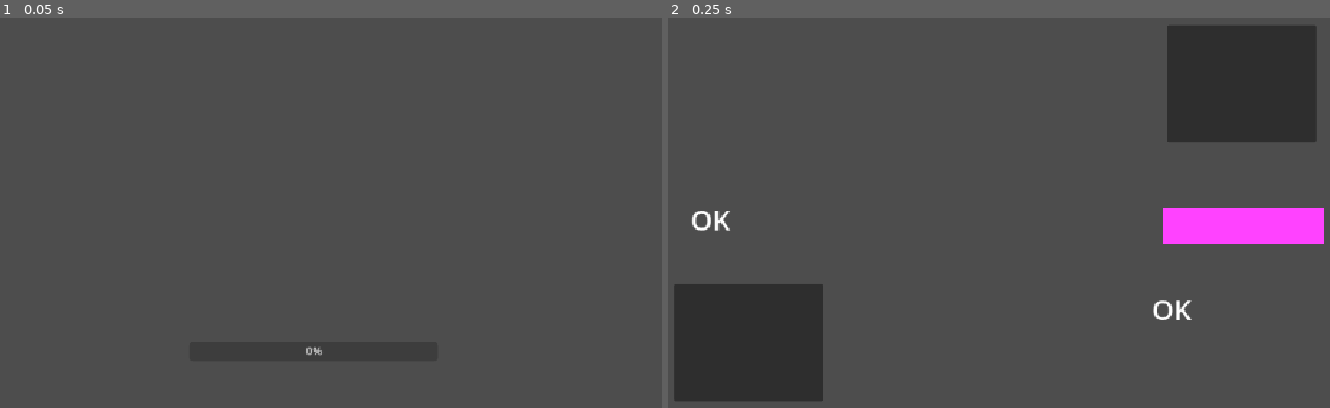
Above: before the commit, frames 1-2 (left to right).
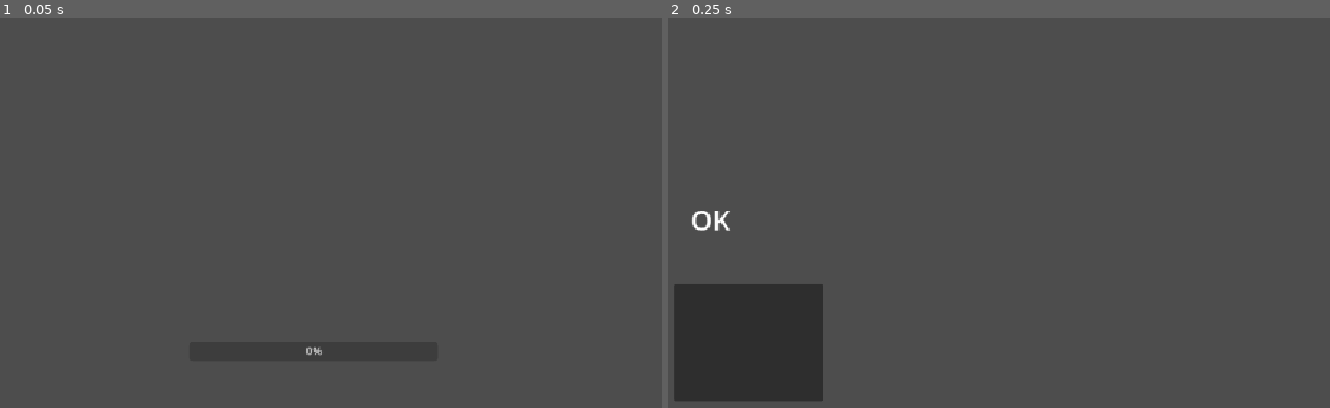
Above: after the commit, the same moments.

Repository: dao1701/android_base
Game: Godot game, scene res://loader.tscn
Same seed, same stepped clock (60 frames per second), same inputs: the game is played once before the commit and once after it.
Inputs:
- Up to frame 1 (0.05 s): no input
- Up to frame 2 (0.25 s): no input

Frame 1 is identical in both runs. In frame 2, 9.1% of the frame differs, in the area x 73-100%, y 2-78%.

Commit message:
Remove unused nodes and clean up the scene structure in main.tscn

Diff:
--- a/src/main.tscn
+++ b/src/main.tscn
@@ -26,44 +26,7 @@
 horizontal_alignment = 1
 vertical_alignment = 1
 
-[node name="Panel" type="Panel" parent="."]
-anchors_preset = 8
-anchor_left = 0.5
-anchor_top = 0.5
-anchor_right = 0.5
-anchor_bottom = 0.5
-offset_left = 263.0
-offset_top = -244.0
-offset_right = 478.0
-offset_bottom = -75.0
-grow_horizontal = 2
-grow_vertical = 2
-
 [node name="DefaultNode" parent="." instance=ExtResource("2_b15xn")]
-
-[node name="Label6" type="Label" parent="."]
-anchors_preset = 8
-anchor_left = 0.5
-anchor_top = 0.5
-anchor_right = 0.5
-anchor_bottom = 0.5
-offset_left = 206.0
-offset_top = 138.0
-offset_right = 334.0
-offset_bottom = 193.0
-grow_horizontal = 2
-grow_vertical = 2
-text = "OK"
-label_settings = SubResource("LabelSettings_0ga73")
-horizontal_alignment = 1
-vertical_alignment = 1
-
-[node name="ColorRect" type="ColorRect" parent="."]
-offset_left = 833.0
-offset_top = 343.0
-offset_right = 1064.0
-offset_bottom = 396.0
-color = Color(1, 0.258824, 1, 1)
 
 [node name="Panel2" type="Panel" parent="."]
 anchors_preset = 8
